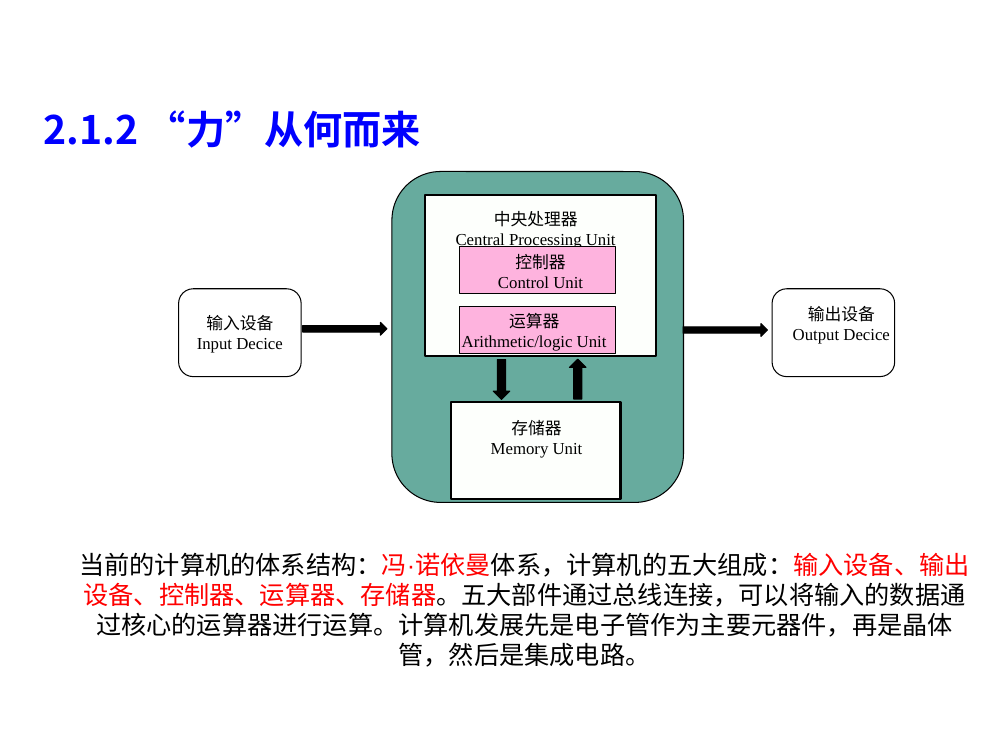
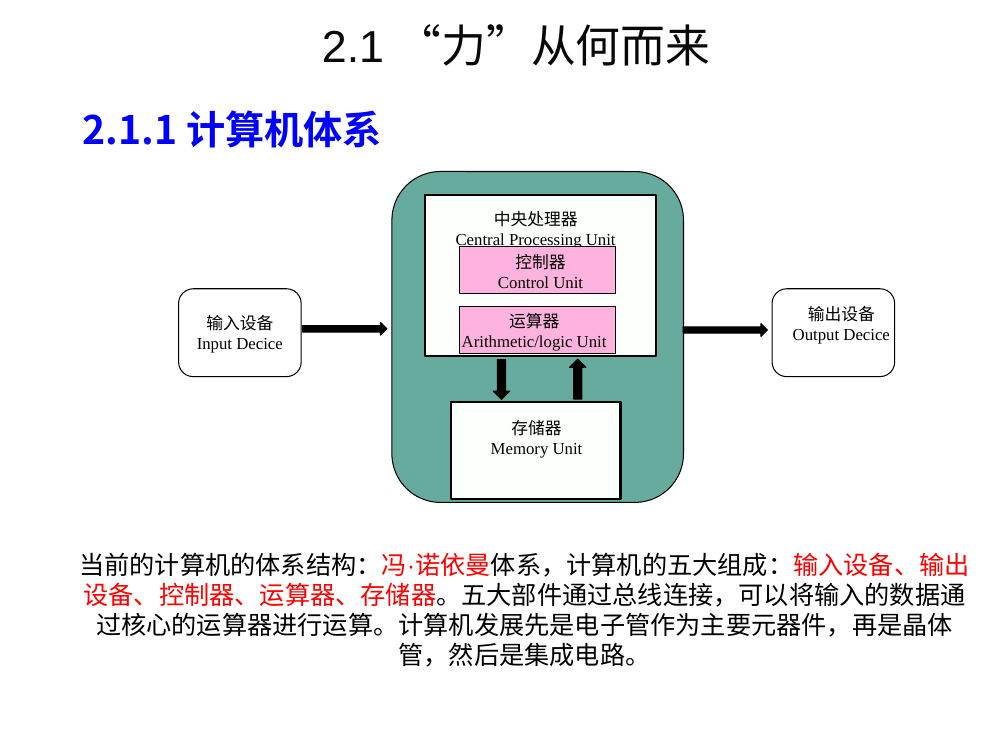
Before and after one commit to liutongling/DP, a slide deck: slide 4 of file/第2章 蛮力法.pptx (slide 6 before the commit). Drawn at 1008x756 pixels with LibreOffice and Linux fonts; fonts in the diff are those of the drawing; background and template pictures are left out. Boxes give left, top, right and bottom in pixels: in the first picture for what was removed or moved away, otherwise in the second. Text is boxed around its words. In the diff, an @@ line names an element or a change of style, - is before the commit and + after.

```diff
--- a/file/第2章 蛮力法.pptx
+++ b/file/第2章 蛮力法.pptx
@@ text added at <box>322,24,711,66</box>, 32 pt, text #080808 @@
+2.1 “力”从何而来
@@ text at <box>83,110,382,148</box>: text changed @@
-2.1.2 “力”从何而来
+2.1.1 计算机体系
```
Also in this commit, not shown: 16 other slides changed, 18 slides added, 51 slides removed.
